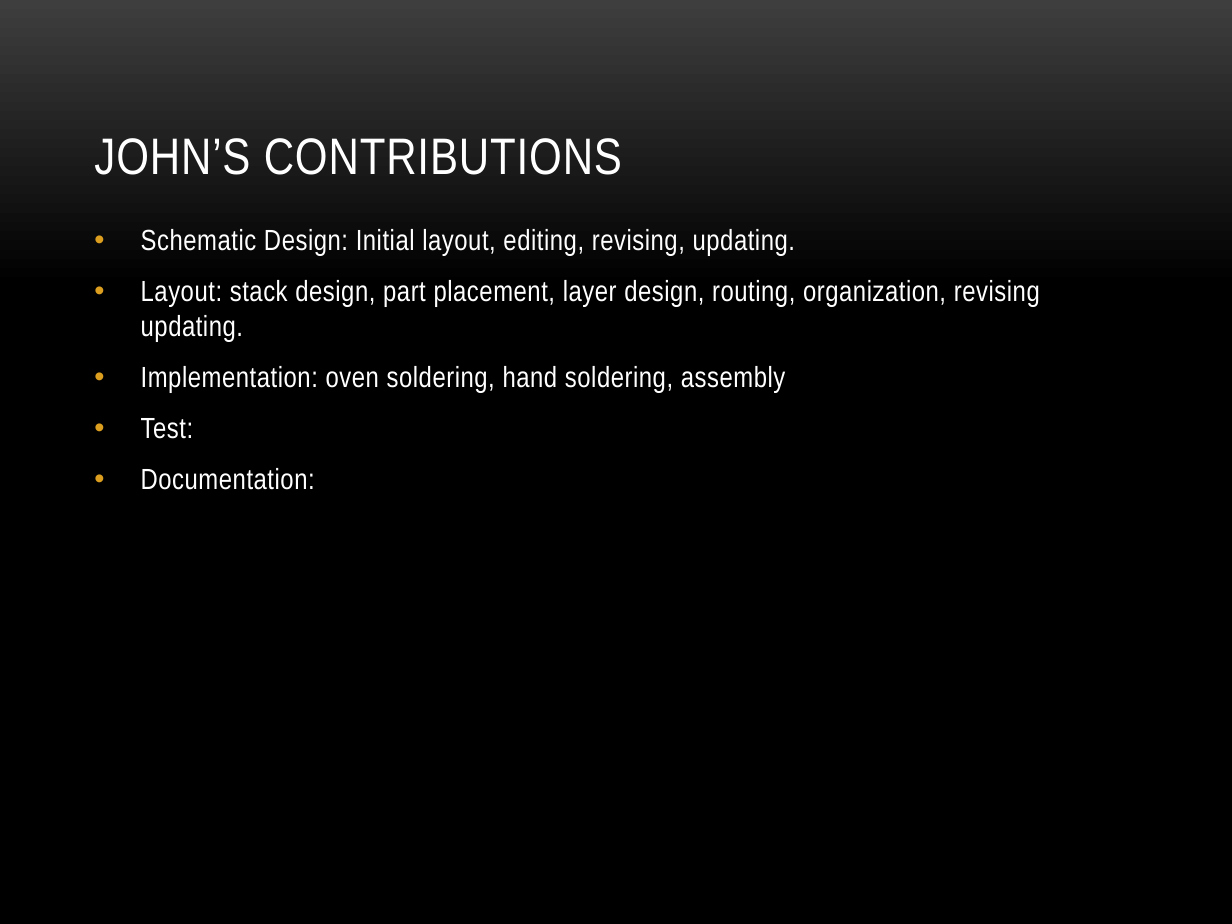
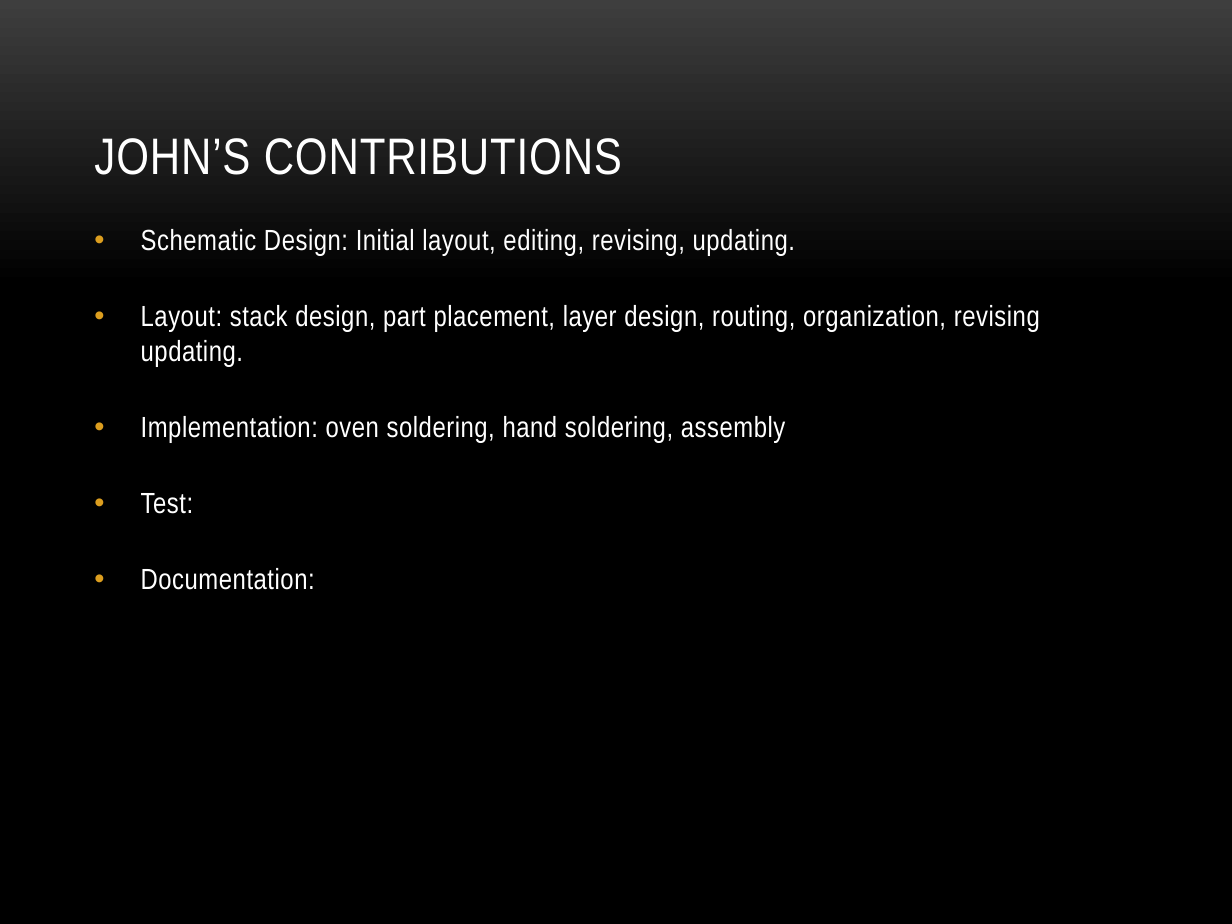
Before and after one commit to dosferatu/electronic-compass, a slide deck: slide 25 of Documentation/Project Documentation/Project Presentation.pptx (slide 22 before the commit). Drawn at 1232x924 pixels with LibreOffice and Linux fonts; fonts in the diff are those of the drawing; background and template pictures are left out. Boxes give left, top, right and bottom in pixels: in the first picture for what was removed or moved away, otherwise in the second. Text is boxed around its words. In the diff, an @@ line names an element or a change of style, - is before the commit and + after.

Commit message:
Updated Design model and PPT

```diff
--- a/Documentation/Project Documentation/Project Presentation.pptx
+++ b/Documentation/Project Documentation/Project Presentation.pptx
@@ text "Schematic Design: Initial layout, editing, ..." at <box>141,229,1040,590</box>: more space between paragraphs @@
```
Also in this commit, not shown: 12 other slides changed, 3 slides added, 3 other files.
